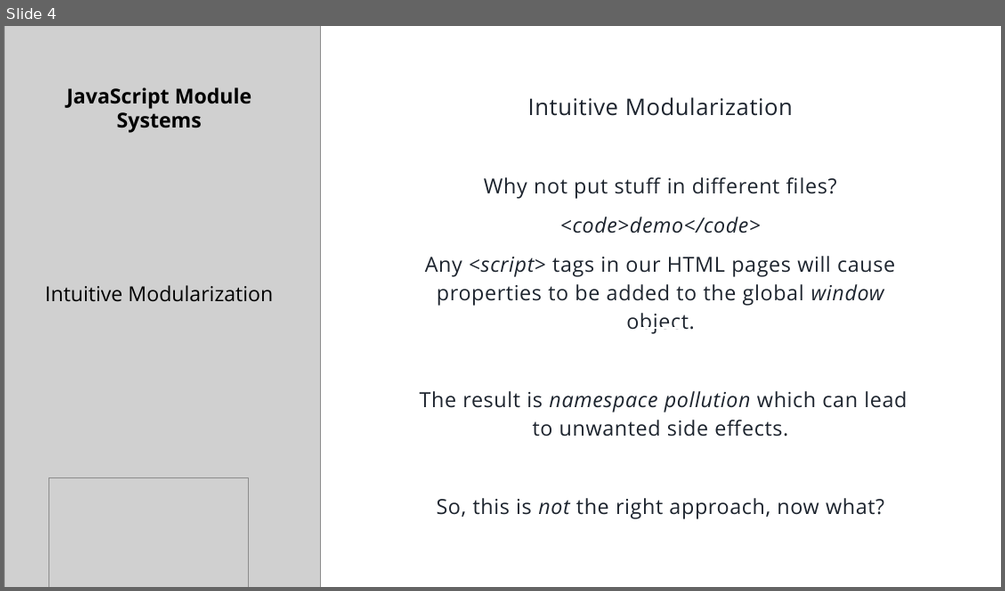
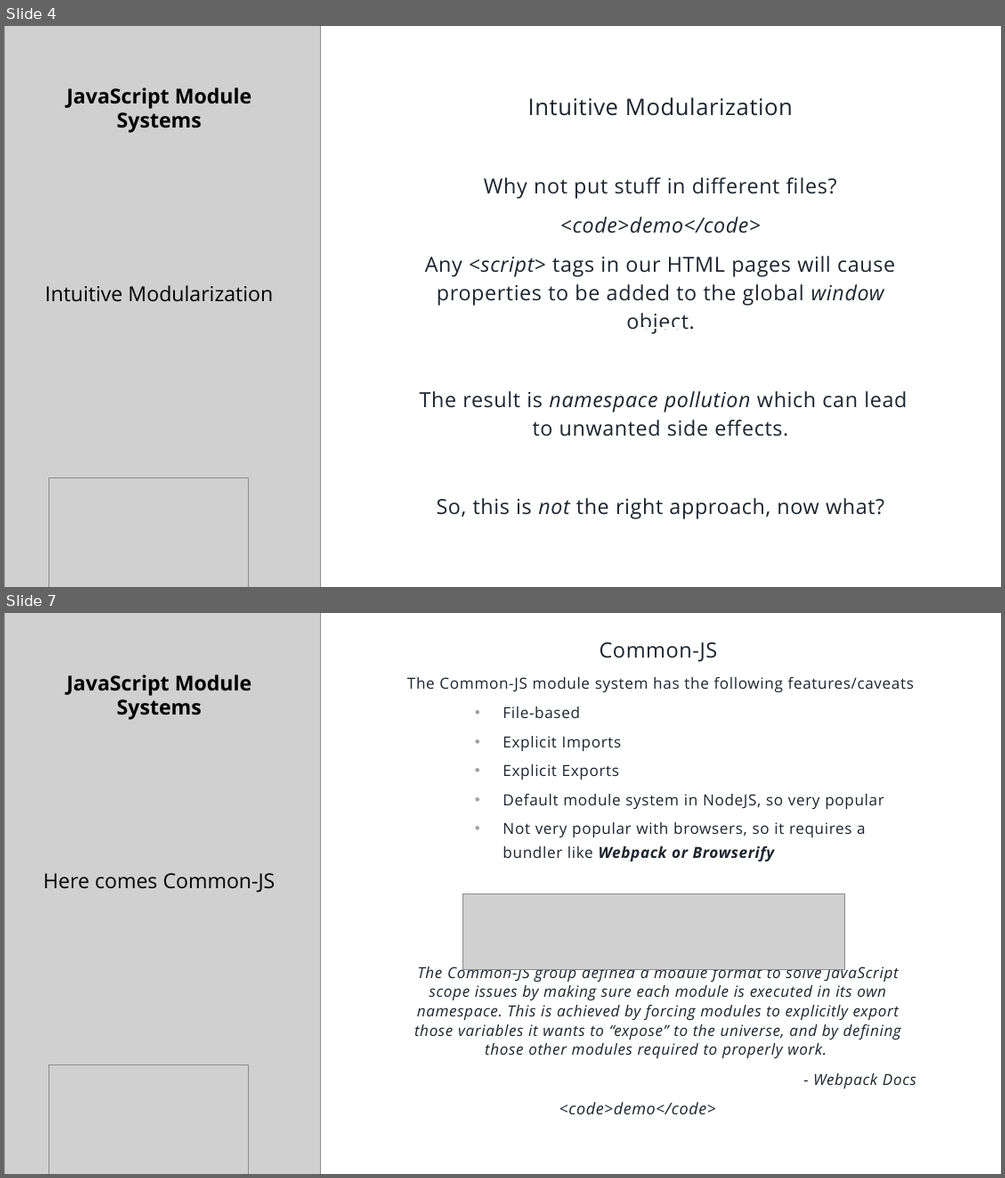
Before and after one commit to sjsam/js-module-systems, a slide deck: presentation.pptx. Shown one above the other, each under a label of ours: slide 4 before the commit, slides 4 and 7 after it; the slides between them are not shown. The pictures are 1005x591 and 1005x1178 pixels, drawn with LibreOffice and Linux fonts; fonts in the diff are those of the drawing; grey boxes stand for pictures. Boxes give left, top, right and bottom in pixels: in the first picture for what was removed or moved away, otherwise in the second. Text is boxed around its words. In the diff, an @@ line names an element or a change of style, - is before the commit and + after.

Commit message:
till common js

```diff
--- a/presentation.pptx
+++ b/presentation.pptx
@@ slide 7 added at [4,613,1001,1174], background #FFFFFF @@
@@ rectangle added at [4,613,1001,1174], fill #FFFFFF @@
@@ picture added at [4,613,320,1174] @@
@@ subtitle added at [407,642,916,1114], 14.7 pt, text #1D242E, italic @@
+Common-JS
+The Common-JS module system has the following features/caveats
+    • File-based
+    • Explicit Imports
+    • Explicit Exports
+    • Default module system in NodeJS, so very popular
+    • Not very popular with browsers, so it requires a bundler like Webpack or Browserify
+The Common-JS group defined a module format to solve JavaScript scope issues by making sure each module is executed in its own namespace. This is achieved by forcing modules to explicitly export those variables it wants to “expose” to the universe, and by defining those other modules required to properly work.
+- Webpack Docs
+    <code>demo</code>
@@ title added at [43,674,275,892], 19.8 pt, text #000000, bold @@
+JavaScript Module Systems
+Here comes Common-JS
@@ picture added at [463,893,845,969] @@
@@ picture added at [48,1064,249,1174] @@
```
Also in this commit, not shown: 3 slides changed, 3 other slides added, 20 other files.
